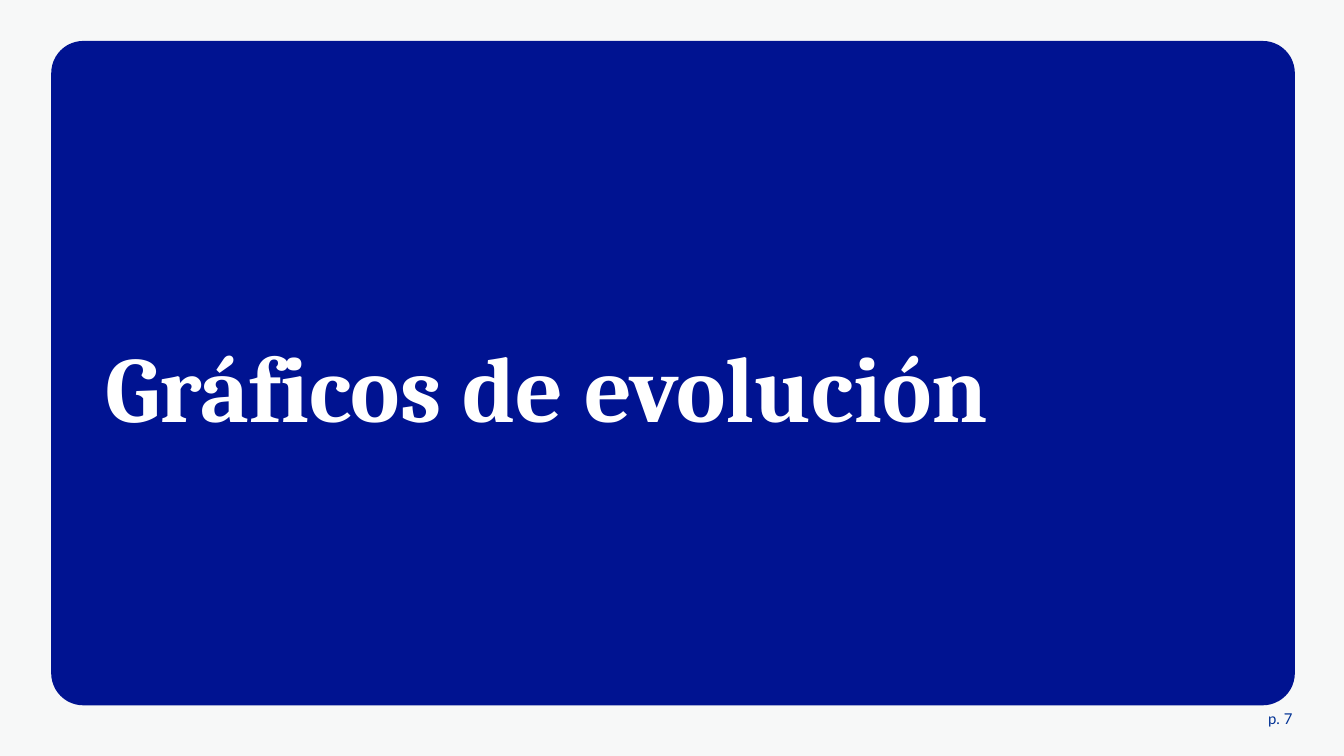
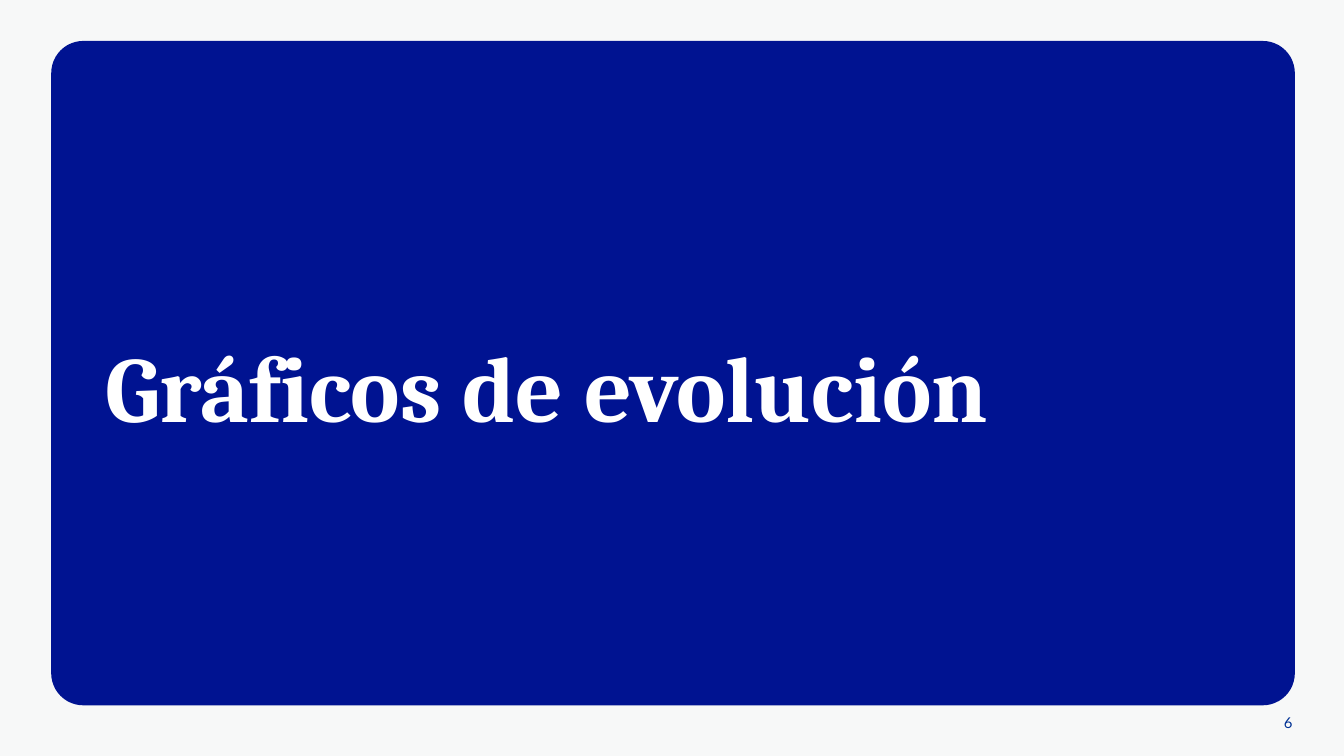
Before and after one commit to felixdelbarrio/bug-resolution-radar, a slide deck: slide 6 of src/bug_resolution_radar/reports/templates/Seguimiento de incidencias del periodo.pptx (slide 7 before the commit). Drawn at 1344x756 pixels with LibreOffice and Linux fonts; fonts in the diff are those of the drawing. Boxes give left, top, right and bottom in pixels: in the first picture for what was removed or moved away, otherwise in the second. Text is boxed around its words. In the diff, an @@ line names an element or a change of style, - is before the commit and + after.

```diff
--- a/src/bug_resolution_radar/reports/templates/Seguimiento de incidencias del periodo.pptx
+++ b/src/bug_resolution_radar/reports/templates/Seguimiento de incidencias del periodo.pptx
@@ page number removed at [1268, 713, 1293, 727] @@
-p. 7
@@ page number added at [1284, 717, 1293, 728], 8 pt, text #003194 @@
+6
```
Also in this commit, not shown: 6 other slides changed, 13 slides removed, 5 other files.
